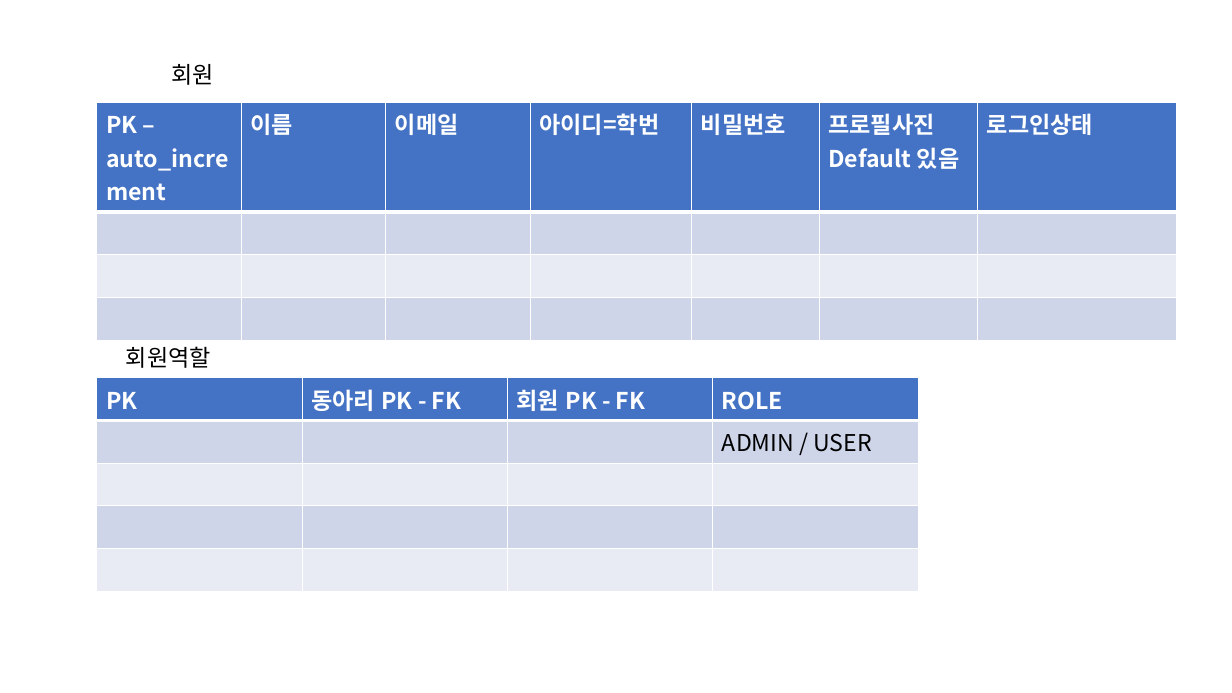
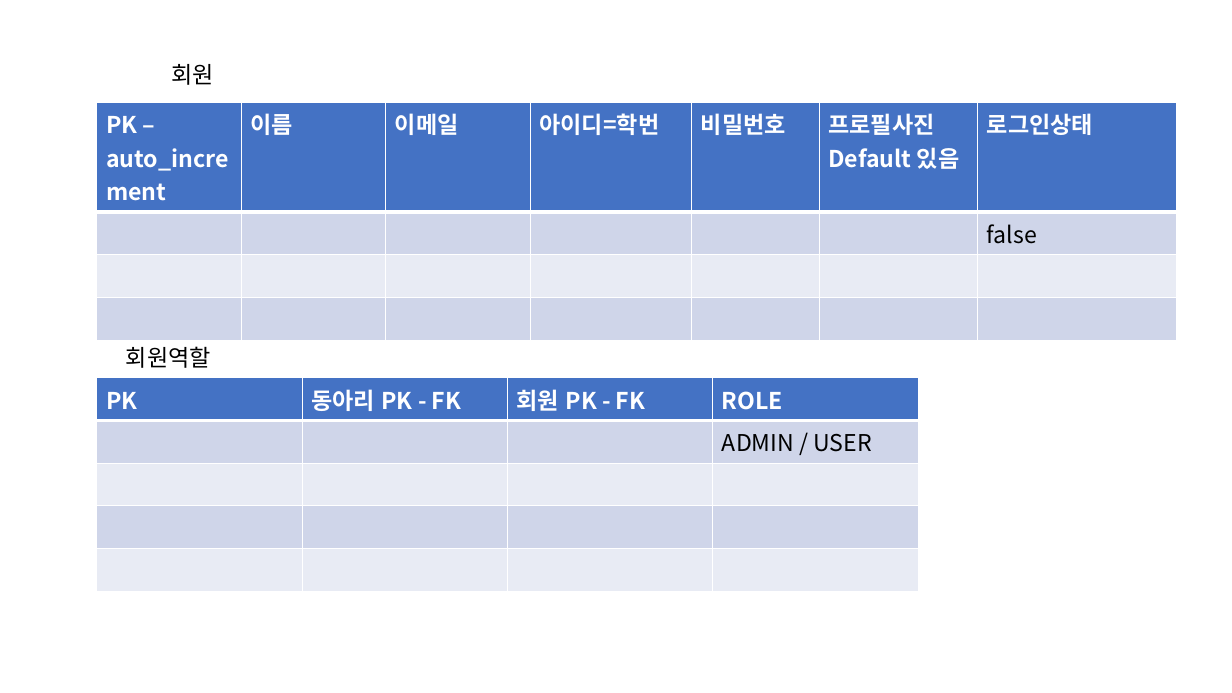
Before and after one commit to hyunniesss/ToyProject, a slide deck: slide 3 of document/db설계도.pptx. Drawn at 1232x693 pixels with LibreOffice and Linux fonts; fonts in the diff are those of the drawing. Boxes give left, top, right and bottom in pixels: in the first picture for what was removed or moved away, otherwise in the second. Text is boxed around its words. In the diff, an @@ line names an element or a change of style, - is before the commit and + after.

```diff
--- a/document/db설계도.pptx
+++ b/document/db설계도.pptx
@@ table at [97, 103, 1177, 308] @@
+row 2:  |  |  |  |  |  | false
-row 4:  |  |  |  |  |  | 
```
Also in this commit, not shown: 1 other file.
